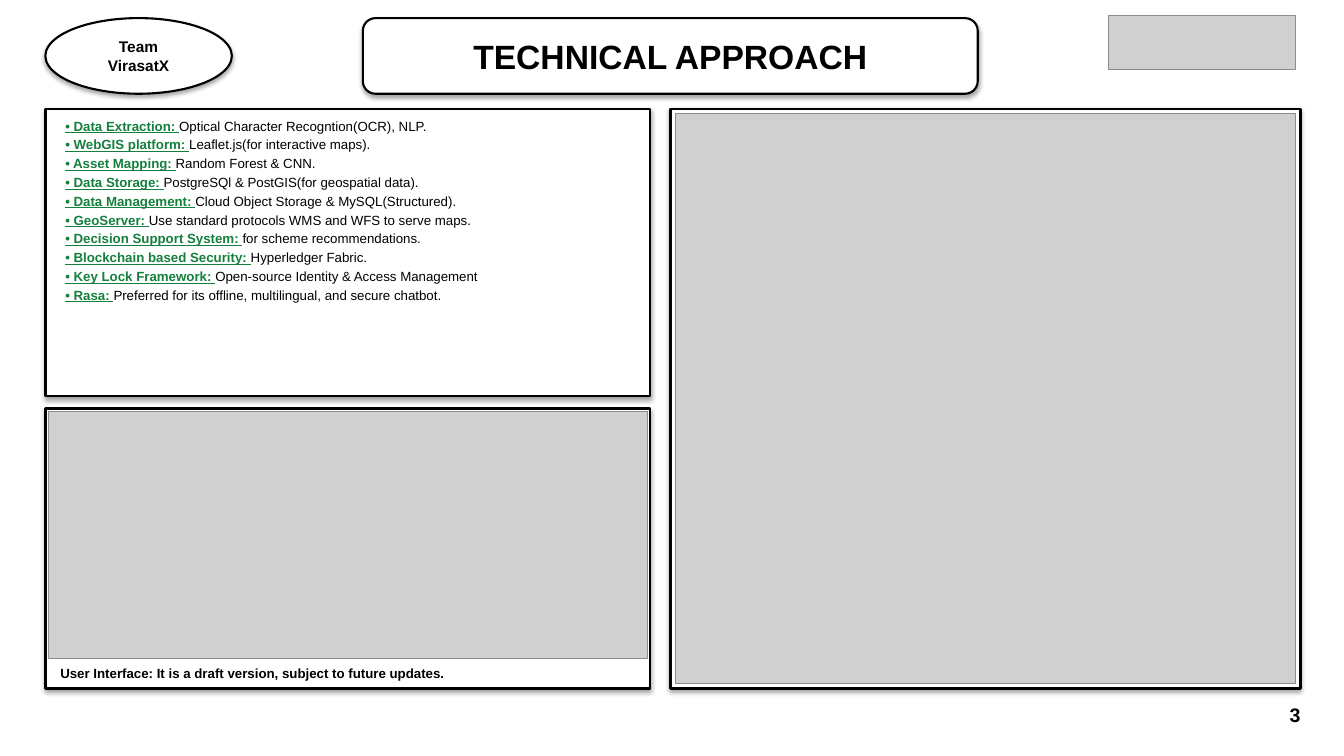
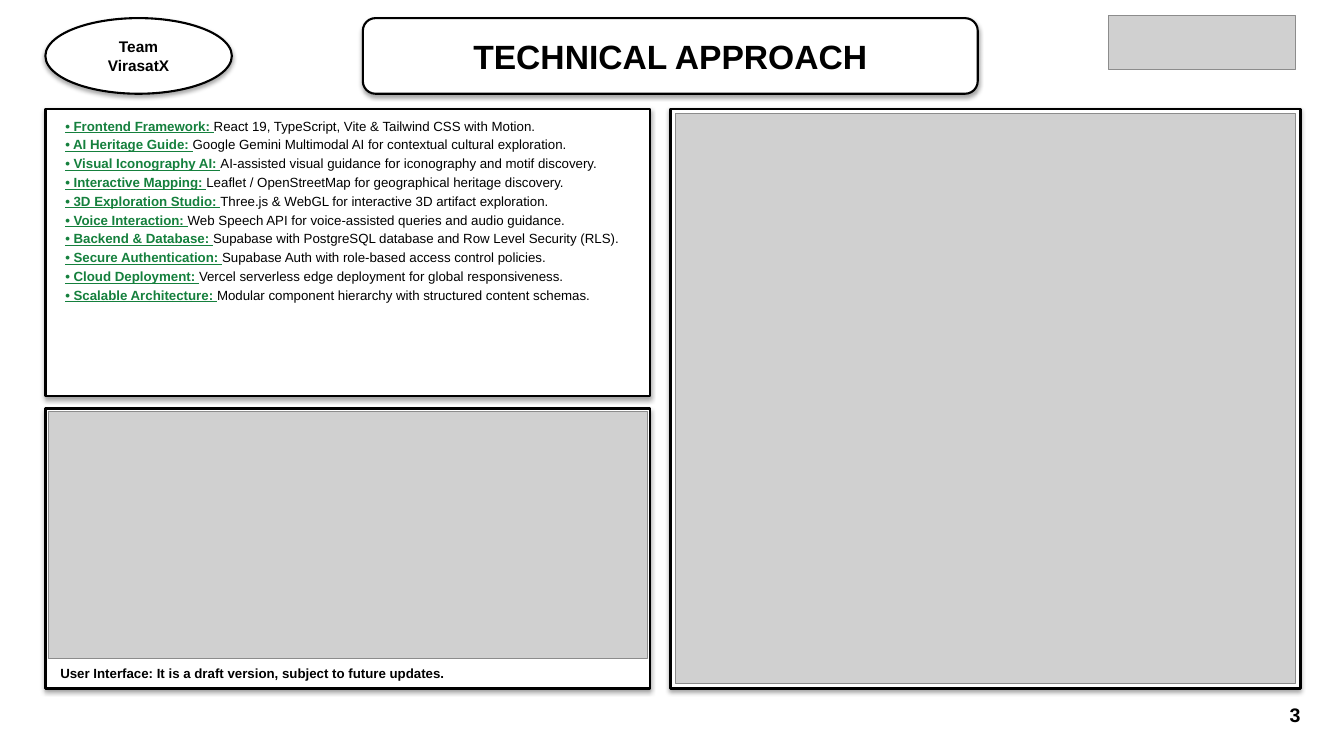
Before and after one commit to ShrilCarpenter/VirasatX, a slide deck: slide 3 of sih_presentation/SIH2026_VirasatX_Idea_Submission.pptx. Drawn at 1344x756 pixels with LibreOffice and Linux fonts; fonts in the diff are those of the drawing; grey boxes stand for pictures. Boxes give left, top, right and bottom in pixels: in the first picture for what was removed or moved away, otherwise in the second. Text is boxed around its words. In the diff, an @@ line names an element or a change of style, - is before the commit and + after.

Commit message:
fix(presentation): update VirasatX content with accurate, verified claims and zero visual design changes

```diff
--- a/sih_presentation/SIH2026_VirasatX_Idea_Submission.pptx
+++ b/sih_presentation/SIH2026_VirasatX_Idea_Submission.pptx
@@ text at (73,121,618,303): text changed @@
-• Data Extraction: Optical Character Recogntion(OCR), NLP.
-• WebGIS platform: Leaflet.js(for interactive maps).
-• Asset Mapping: Random Forest & CNN.
-• Data Storage: PostgreSQl & PostGIS(for geospatial data).
-• Data Management: Cloud Object Storage & MySQL(Structured).
-• GeoServer: Use standard protocols WMS and WFS to serve maps.
-• Decision Support System: for scheme recommendations.
-• Blockchain based Security: Hyperledger Fabric.
-• Key Lock Framework: Open-source Identity & Access Management
-• Rasa: Preferred for its offline, multilingual, and secure chatbot.
+• Frontend Framework: React 19, TypeScript, Vite & Tailwind CSS with Motion.
+• AI Heritage Guide: Google Gemini Multimodal AI for contextual cultural exploration.
+• Visual Iconography AI: AI-assisted visual guidance for iconography and motif discovery.
+• Interactive Mapping: Leaflet / OpenStreetMap for geographical heritage discovery.
+• 3D Exploration Studio: Three.js & WebGL for interactive 3D artifact exploration.
+• Voice Interaction: Web Speech API for voice-assisted queries and audio guidance.
+• Backend & Database: Supabase with PostgreSQL database and Row Level Security (RLS).
+• Secure Authentication: Supabase Auth with role-based access control policies.
+• Cloud Deployment: Vercel serverless edge deployment for global responsiveness.
+• Scalable Architecture: Modular component hierarchy with structured content schemas.
```
Also in this commit, not shown: 3 other slides changed, 2 slides added, 2 slides removed, 14 other files.
